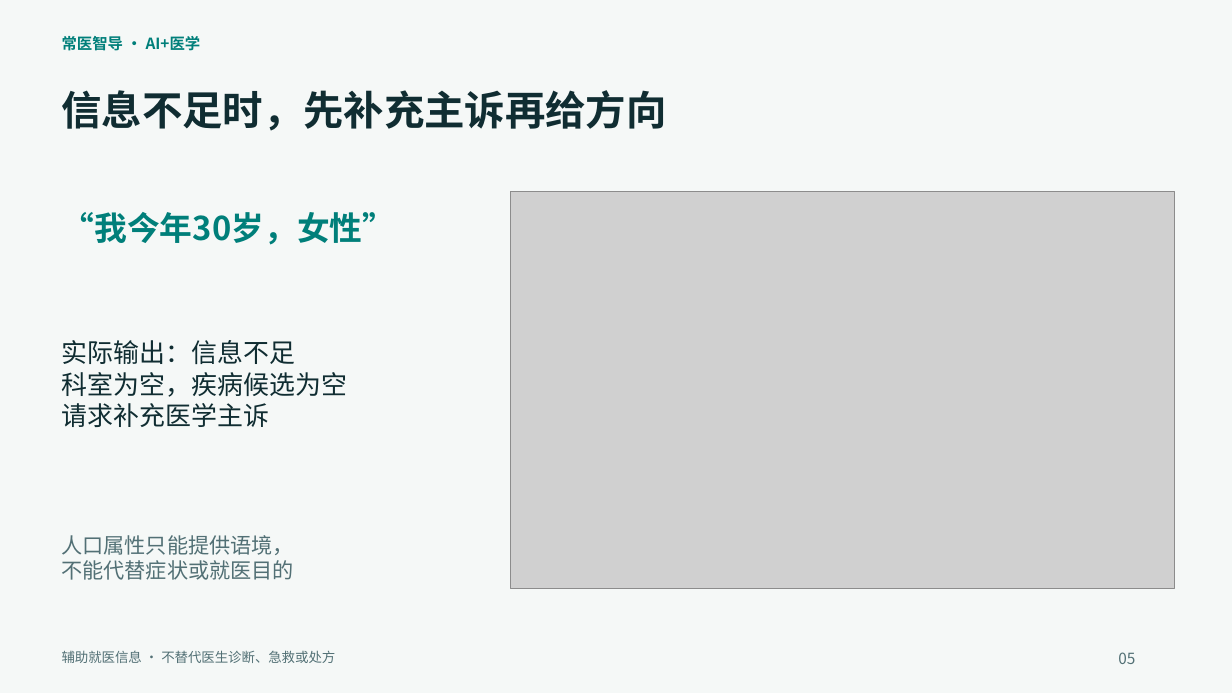
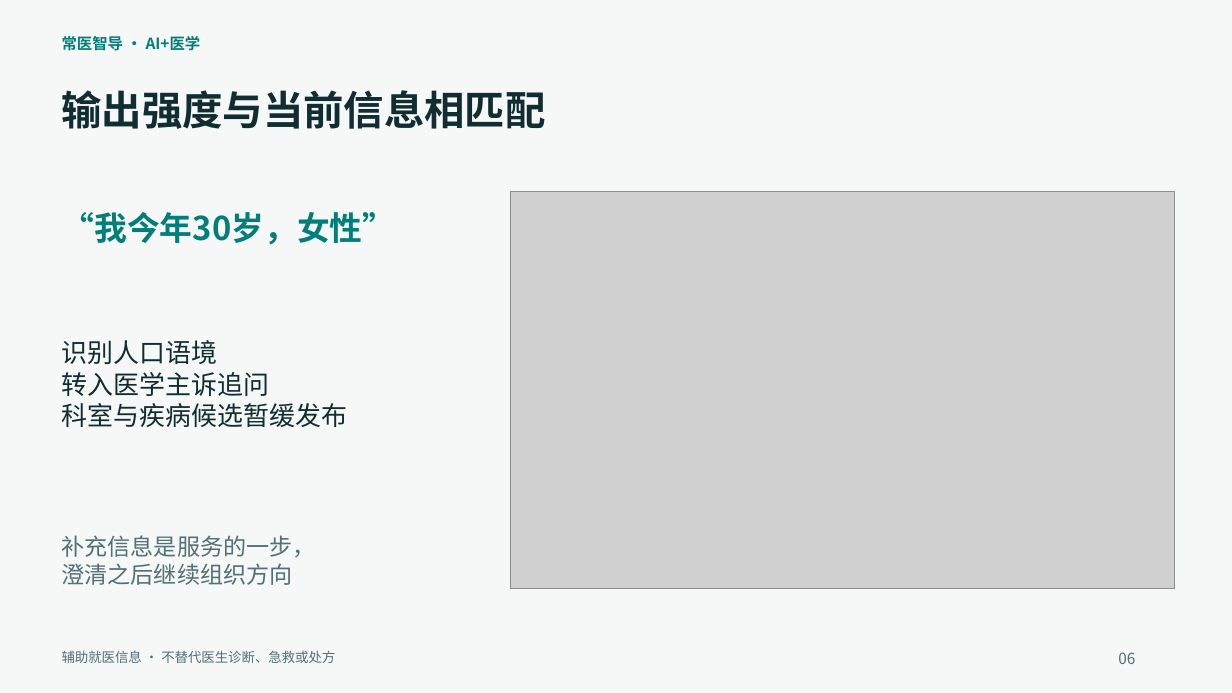
Before and after one commit to wenxvn/changyi, a slide deck: slide 6 of 参赛资料/常医智导_参赛答辩.pptx (slide 5 before the commit). Drawn at 1232x693 pixels with LibreOffice and Linux fonts; fonts in the diff are those of the drawing; grey boxes stand for pictures. Boxes give left, top, right and bottom in pixels: in the first picture for what was removed or moved away, otherwise in the second. Text is boxed around its words. In the diff, an @@ line names an element or a change of style, - is before the commit and + after.

```diff
--- a/参赛资料/常医智导_参赛答辩.pptx
+++ b/参赛资料/常医智导_参赛答辩.pptx
@@ text at (62,90,546,129): text changed @@
-信息不足时，先补充主诉再给方向
+输出强度与当前信息相匹配
@@ text at (62,340,348,427): text changed @@
-实际输出：信息不足
-科室为空，疾病候选为空
-请求补充医学主诉
+识别人口语境
+转入医学主诉追问
+科室与疾病候选暂缓发布
@@ text at (62,535,316,585): text changed; size 16.5 to 18 pt @@
-人口属性只能提供语境，
-不能代替症状或就医目的
+补充信息是服务的一步，
+澄清之后继续组织方向
@@ text at (1118,652,1135,664): text changed @@
-05
+06
```
Also in this commit, not shown: 12 other slides changed, 5 slides added, 5 slides removed, 6 other files.
